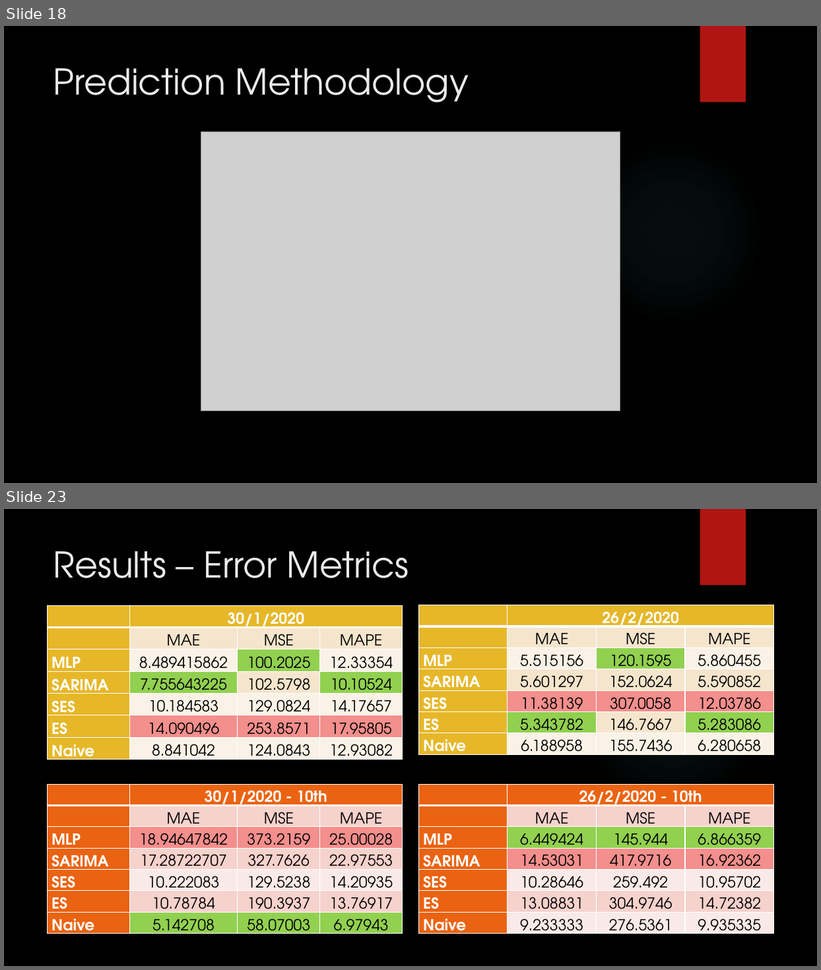
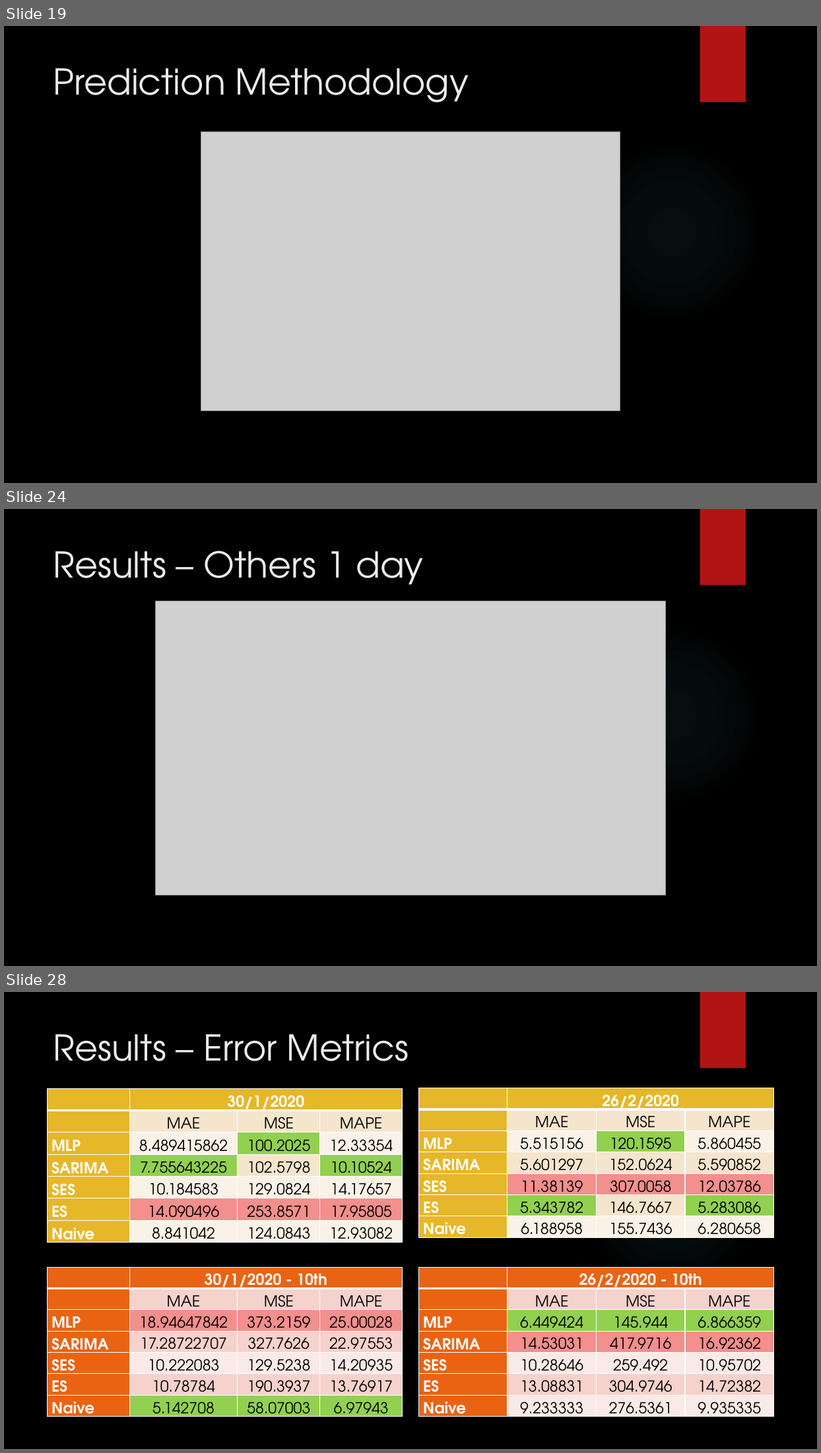
Before and after one commit to aattwwss/FYP-code, a slide deck: Reports/presentation_fyp.pptx. Shown one above the other, each under a label of ours: slides 18 and 23 before the commit, slides 19, 24 and 28 after it; the slides between them are not shown. The pictures are 821x970 and 821x1453 pixels, drawn with LibreOffice and Linux fonts; fonts in the diff are those of the drawing; grey boxes stand for pictures; background and template pictures are left out. Boxes give left, top, right and bottom in pixels: in the first picture for what was removed or moved away, otherwise in the second. Text is boxed around its words. In the diff, an @@ line names an element or a change of style, - is before the commit and + after.

```diff
--- a/Reports/presentation_fyp.pptx
+++ b/Reports/presentation_fyp.pptx
@@ slide 24 added at [4, 509, 817, 966], background picture (left out); not listed: 2 template elements that a slide beside it also shows @@
@@ title added at [54, 551, 424, 585], 42 pt, text #EBEBEB @@
+Results – Others 1 day
@@ picture added at [155, 601, 666, 896] @@
@@ what was slide 18 is now slide 19 @@
@@ what was slide 23 is now slide 28 @@
```
Also in this commit, not shown: 2 slides changed, 8 other slides added, 3 slides removed.
